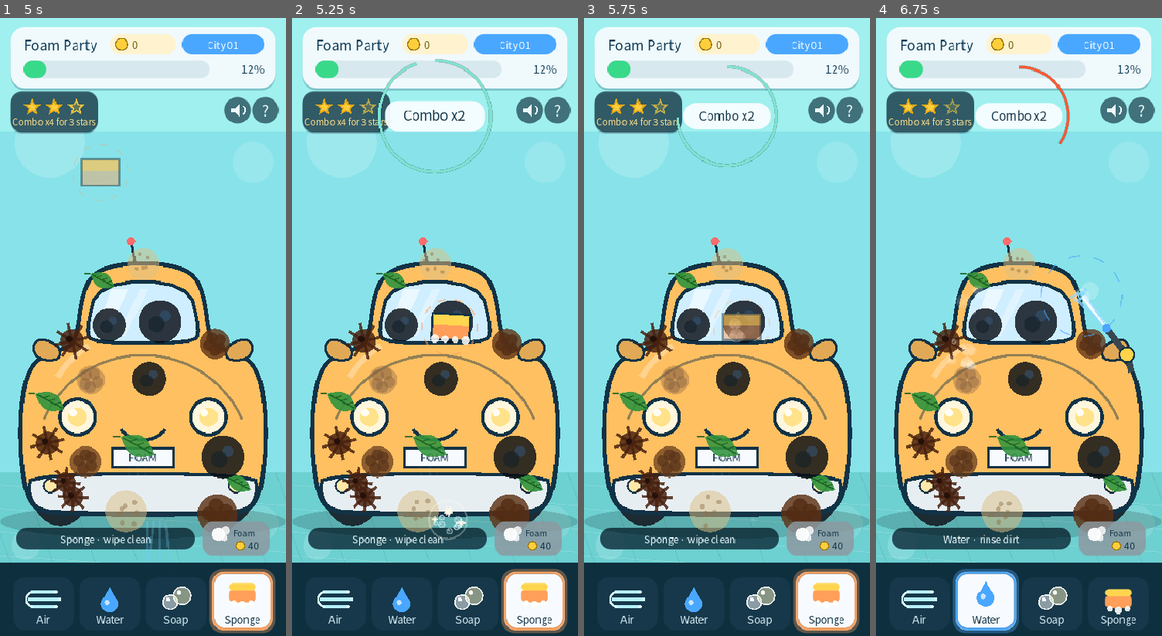
Above: before the commit, frames 1-4 (left to right).
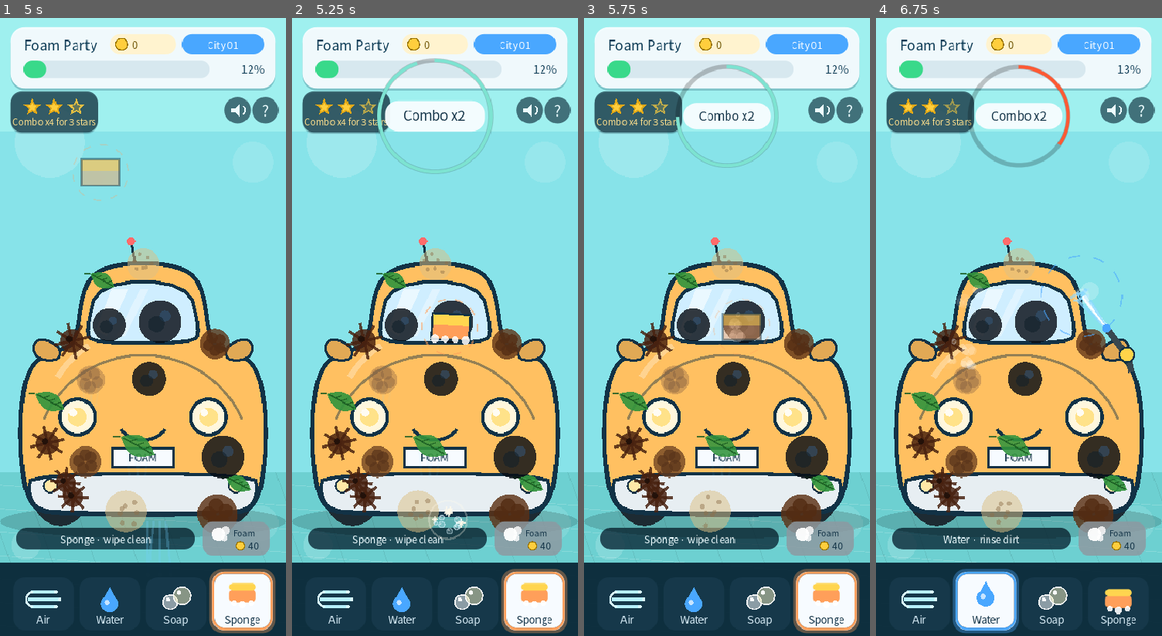
Above: after the commit, the same moments.

Repository: seorilabs/foam-party
Game: Godot game, scene res://scenes/main.tscn
The game is run twice, just before and just after one commit, with the same random seed, the same clock (stepped at 60 frames per second) and the same inputs.
Inputs (mouse positions are in pixels of both pictures, inside the frame that each line leads up to):
- Up to frame 1 (5 s): tap Enter at 0.5, 0.6 s; move the mouse to (205, 296) at 0.52 s; click (205, 296) at 0.67 s; tap Space at 0.77, 3.77 s; drag from (85, 357) to (128, 450) at 1.27 s; move the mouse to (171, 191) at 2.02 s; tap 2 at 2.1 s; click (171, 191) at 2.17 s; drag from (128, 450) to (57, 234) at 2.77 s; move the mouse to (228, 419) at 3.52 s; tap 4 at 3.6 s; click (228, 419) at 3.67 s; drag from (57, 234) to (100, 172) at 4.27 s
- Up to frame 2 (5.25 s): move the mouse to (449, 327) at 5.02 s; tap Enter at 5.1 s; click (449, 327) at 5.17 s
- Up to frame 3 (5.75 s): no input
- Up to frame 4 (6.75 s): drag from (976, 172) to (961, 357) at 5.77 s; move the mouse to (1081, 296) at 6.52 s; tap 2 at 6.6 s; click (1081, 296) at 6.67 s

Frame 1 is identical in both runs. In frame 2, 0.4% of the frame differs, in the area x 29-71%, y 6-26%; in frame 3, 0.4%; in frame 4, 0.6%, in the area x 32-68%, y 7-25%.

Commit message:
fix: 콤보 링 중심 동적 계산 + 배경 트랙 360도 표시
- ring_center.x를 195.0 고정값에서 badge 중심 좌표로 교체
- 배경 링을 fill_frac 무관하게 항상 전체 원으로 표시 (타이머 전체 트랙 인지 가능)
- draw_arc antialiased 활성화 및 point_count 64로 상향

Diff:
--- a/godot/scripts/main.gd
+++ b/godot/scripts/main.gd
@@ -2609,7 +2609,7 @@
 	var fill_frac := clampf(combo_timer / COMBO_WINDOW, 0.0, 1.0)
 	var ring_alpha := clampf(fill_frac / 0.3, 0.0, 1.0)
 	var ring_r := badge_size.x * 0.5 + 8.0
-	var ring_center := Vector2(195.0, badge_center_y)
+	var ring_center := Vector2(badge.position.x + badge_size.x * 0.5, badge_center_y)
 	var is_urgent := fill_frac < 0.35
 	var ring_col: Color
 	if is_urgent:
@@ -2618,8 +2618,8 @@
 		ring_col = Color(1.0, 0.87, 0.25, ring_alpha)
 	else:
 		ring_col = Color(0.49, 0.89, 0.82, ring_alpha)
-	draw_arc(ring_center, ring_r, -PI * 0.5, -PI * 0.5 + TAU * fill_frac, 48, Color(0.0, 0.0, 0.0, 0.22 * ring_alpha), 5.0)
-	draw_arc(ring_center, ring_r, -PI * 0.5, -PI * 0.5 + TAU * fill_frac, 48, ring_col, 3.5)
+	draw_arc(ring_center, ring_r, -PI * 0.5, -PI * 0.5 + TAU, 64, Color(0.0, 0.0, 0.0, 0.22 * ring_alpha), 5.0, true)
+	draw_arc(ring_center, ring_r, -PI * 0.5, -PI * 0.5 + TAU * fill_frac, 64, ring_col, 3.5, true)
 
 
 func _draw_toolbar() -> void:
